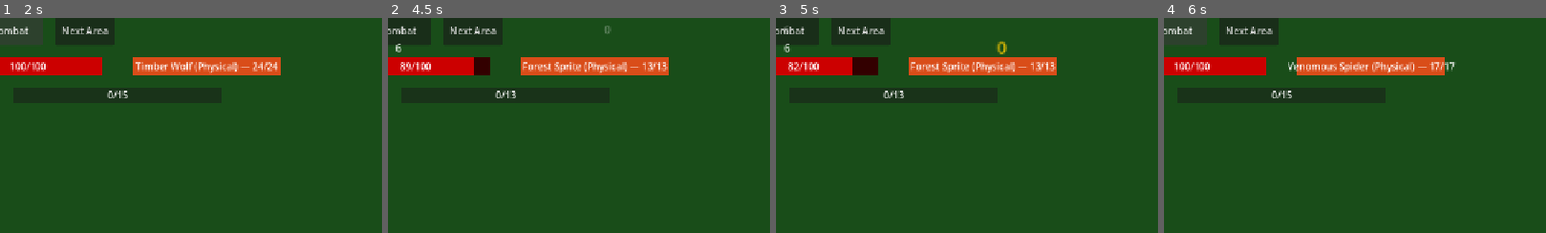
Above: before the commit, frames 1-4 (left to right).
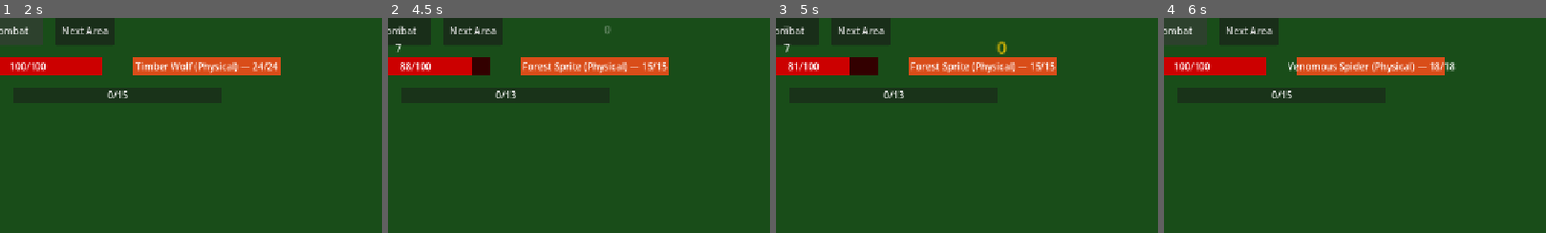
Above: after the commit, the same moments.

Repository: loginn/hammertime
Game: Godot game, scene res://scenes/main.tscn
The game is run twice, just before and just after one commit, with the same random seed, the same clock (stepped at 60 frames per second) and the same inputs.
Inputs:
- Up to frame 1 (2 s): click "Adventure" at 0.5 s; click "Start Combat" at 1.25 s
- Up to frame 2 (4.5 s): click "Next Area" at 2 s; click "Next Area" at 2.75 s; click "The Forge" at 3.5 s; click "Adventure" at 4.25 s
- Up to frame 3 (5 s): no input
- Up to frame 4 (6 s): click "Stop Combat" at 5 s; click "Start Combat" at 5.75 s
The pictures show only the part of the screen within x 10-60%, y 21-71%; the shares and areas given below are measured in that part.

Frame 1 is identical in both runs. In frame 2, 0.2% of the frame differs, in the area x 2-74%, y 3-27%; in frame 3, 0.2%; in frame 4, less than 0.1%.

Commit message:
feat(32-01): redesign difficulty scaling with boss wall/relief/ramp-back curve
- GROWTH_RATE changed from 0.06 to 0.10 (10% compounding per level)
- Added BIOME_BOUNDARIES constant [25, 50, 75]
- Added BIOME_STAT_RATIOS for pre-computed HP ratio across biome transitions
- Boss wall: +15/35/60% spike on levels 22-24, 47-49, 72-74
- Relief dip: first level of each biome drops to ~70% effective peak (accounts for base stat jump)
- Ramp-back: quadratic ease over 8 levels to rejoin base curve
- Shadow Realm (75+): smooth infinite compounding, no repeating boss walls
- Updated class-level and function-level doc comments
- Auto-fixed: removed erroneous skip of boundary 75 in boss wall check (levels 72-74 correctly spike now)

Diff:
--- a/models/monsters/pack_generator.gd
+++ b/models/monsters/pack_generator.gd
@@ -3,10 +3,24 @@
 ## Generates scaled monster packs for a given area level.
 ## Follows the same static utility pattern as LootTable and DefenseCalculator.
 ## Packs are consumed by the combat loop (Phase 15).
+## Level 1: 1.0x | Level 25: ~9.85x | Level 50: ~106x | Level 75: ~1,083x
 
 const PACK_COUNT_MIN: int = 8
 const PACK_COUNT_MAX: int = 15
-const GROWTH_RATE: float = 0.06  # 6% exponential growth per level
+const GROWTH_RATE: float = 0.10  # 10% exponential growth per level
+const BIOME_BOUNDARIES: Array[int] = [25, 50, 75]  # Dark Forest, Cursed Woods, Shadow Realm start levels
+
+# Pre-computed avg base HP ratios: new_biome / old_biome
+# Used to ensure relief dip accounts for base stat jumps
+# Forest avg HP: (36+24+30+15+12+45)/6 = 27.0
+# Dark Forest avg HP: (42.5+80+17.5+45+35)/5 = 44.0
+# Cursed Woods avg HP: (22.5+85+37.5+45+20)/5 = 42.0
+# Shadow Realm avg HP: (47.5+100+25+40+65+17.5)/6 = 49.17
+const BIOME_STAT_RATIOS: Dictionary = {
+	25: 1.63,   # Dark Forest (44.0) / Forest (27.0)
+	50: 0.955,  # Cursed Woods (42.0) / Dark Forest (44.0)
+	75: 1.17,   # Shadow Realm (49.17) / Cursed Woods (42.0)
+}
 
 ## Element variance: multipliers applied to scaled base damage to produce min/max range.
 ## Ratios from project decisions: Physical 1:1.5, Cold 1:2, Fire 1:2.5, Lightning 1:4.
@@ -20,11 +34,55 @@
 }
 
 
-## Returns the exponential scaling multiplier for an area level.
-## Compound growth: base * (1 + rate)^(level - 1)
-## Level 1: 1.0x | Level 100: ~321x | Level 300: ~42,012x
+## Returns the difficulty multiplier for an area level.
+## Base: 10% compounding per level. Modified by:
+## - Boss wall: +15/35/60% spike on the last 3 levels of each biome
+## - Relief dip: first level of new biome drops to ~70% of boss wall peak (accounting for base stat jump)
+## - Ramp-back: smooth quadratic ease over 8 levels to rejoin base curve
+## - Shadow Realm (75+): smooth 10% compounding after initial ramp-back, no repeating boss walls
 static func get_level_multiplier(area_level: int) -> float:
-	return pow(1.0 + GROWTH_RATE, area_level - 1)
+	var level: int = area_level
+	var base: float = pow(1.0 + GROWTH_RATE, level - 1)
+
+	# 1. Check if level is a biome boundary (exact match) → return relief multiplier
+	for boundary in BIOME_BOUNDARIES:
+		if level == boundary:
+			var stat_ratio: float = BIOME_STAT_RATIOS[boundary]
+			# peak_base is the base multiplier at the last level of the previous biome (boundary - 1)
+			var peak_base: float = pow(1.0 + GROWTH_RATE, boundary - 2)
+			var relief_mult: float = peak_base * (1.0 + 0.60) * 0.70 / stat_ratio
+			return relief_mult
+
+	# 2. Check if level is in boss wall zone (within 3 levels before a boundary)
+	# Applies to Forest (22-24), Dark Forest (47-49), and Cursed Woods (72-74).
+	# Shadow Realm (75+) has no boss walls — there are no boundaries after 75 to trigger them.
+	for boundary in BIOME_BOUNDARIES:
+		if boundary - 3 <= level and level < boundary:
+			var distance_from_boundary: int = boundary - level  # 3, 2, or 1
+			var boss_bonus: float
+			match distance_from_boundary:
+				3: boss_bonus = 0.15
+				2: boss_bonus = 0.35
+				1: boss_bonus = 0.60
+				_: boss_bonus = 0.0
+			return base * (1.0 + boss_bonus)
+
+	# 3. Check if level is in ramp-back zone (within 8 levels after a boundary)
+	for boundary in BIOME_BOUNDARIES:
+		var levels_into_biome: int = level - boundary
+		if levels_into_biome >= 1 and levels_into_biome <= 7:
+			# Compute the relief value at this boundary
+			var stat_ratio: float = BIOME_STAT_RATIOS[boundary]
+			var peak_base: float = pow(1.0 + GROWTH_RATE, boundary - 2)
+			var relief_value: float = peak_base * (1.0 + 0.60) * 0.70 / stat_ratio
+			# Quadratic ease-in ramp from relief back to base curve
+			var t: float = float(levels_into_biome) / 8.0
+			var ease_t: float = t * t
+			var ramp_mult: float = relief_value + (base - relief_value) * ease_t
+			return ramp_mult
+
+	# 4. Default → return base multiplier (pure 10% compounding)
+	return base
 
 
 ## Selects a random element from biome weights using weighted random.
